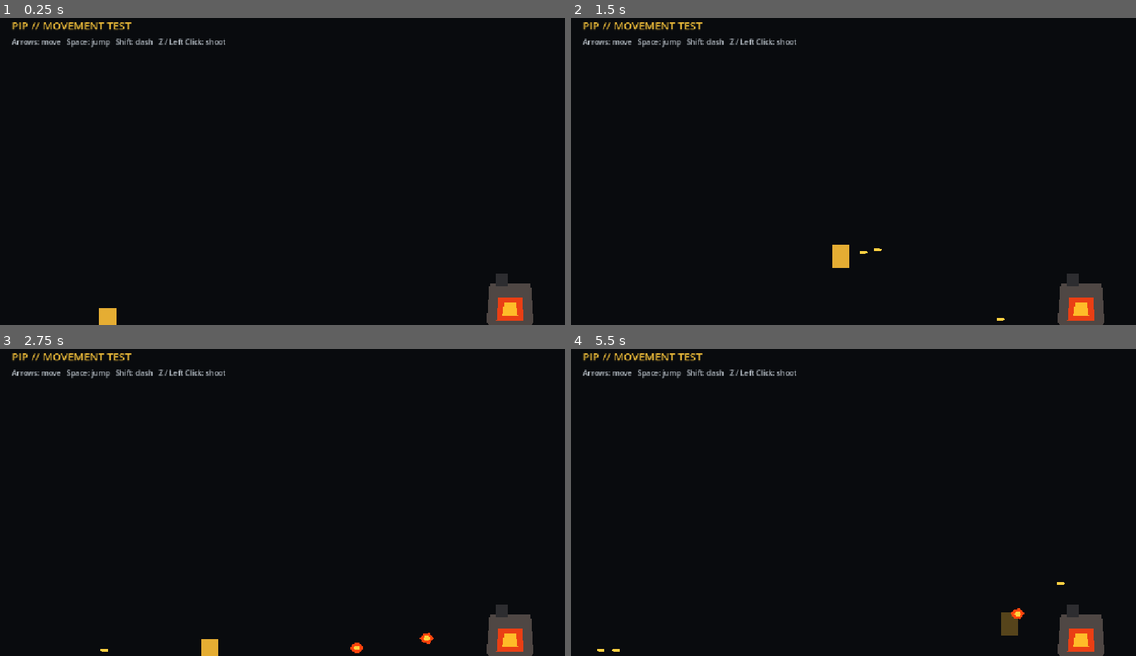
Above: before the commit, frames 1-4 (two rows, left to right).
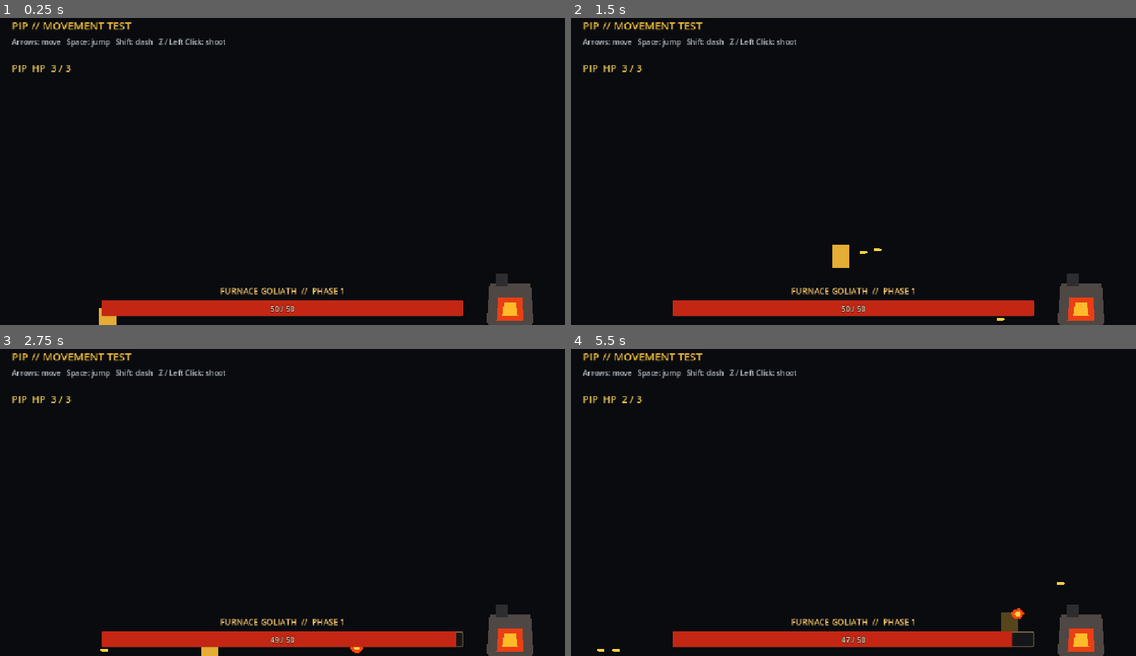
Above: after the commit, the same moments.

Repository: koushamoeini/Reign-of-Gears
Game: Godot game, scene res://main.tscn
The game is run twice, just before and just after one commit, with the same random seed, the same clock (stepped at 60 frames per second) and the same inputs.
Inputs (mouse positions are in pixels of both pictures, inside the frame that each line leads up to):
- Up to frame 1 (0.25 s): no input
- Up to frame 2 (1.5 s): tap Enter at 0.5 s; move the mouse to (977, 150) at 0.52 s; hold Right (pip_move_right) from 0.53 s (still down); tap Shift (pip_dash) at 0.6 s; click (977, 150) at 0.67 s; tap Space (pip_jump) at 0.77 s; move the mouse to (740, 183) at 1.27 s; tap Z (pip_shoot) at 1.35 s; click (740, 183) at 1.42 s
- Up to frame 3 (2.75 s): tap Space (pip_jump) at 1.52 s; move the mouse to (339, 428) at 2.02 s; release Right (pip_move_right) at 2.03 s; hold Left (pip_move_left) from 2.03 s (still down); tap Shift (pip_dash) at 2.1 s; click (339, 428) at 2.17 s
- Up to frame 4 (5.5 s): move the mouse to (825, 560) at 2.77 s; release Left (pip_move_left) at 2.78 s; hold Right (pip_move_right) 2.78-4.28 s; tap Z (pip_shoot) at 2.85, 4.35 s; click (825, 560) at 2.92 s; tap Space (pip_jump) at 3.02, 3.77, 4.52 s; move the mouse to (1023, 545) at 3.52 s; tap Shift (pip_dash) at 3.6, 5.1 s; click (1023, 545) at 3.67 s; move the mouse to (684, 450) at 4.27 s; hold Left (pip_move_left) 4.28-5.03 s; click (684, 450) at 4.42 s; move the mouse to (881, 496) at 5.02 s; hold Right (pip_move_right) from 5.03 s (still down); click (881, 496) at 5.17 s

The runs differ from the first frame. In frame 1, 3.8% of the frame differs, in the area x 2-82%, y 15-98%; in frame 2, 3.8%; in frame 3, 3.8%; in frame 4, 3.7%.

Commit message:
Add combat health HUD

Diff:
--- a/main.tscn
+++ b/main.tscn
@@ -3,6 +3,7 @@
 [ext_resource type="Script" uid="uid://bue1xvmtgfaoq" path="res://main.gd" id="1_main"]
 [ext_resource type="PackedScene" path="res://player/pip.tscn" id="2_pip"]
 [ext_resource type="PackedScene" path="res://bosses/furnace_goliath.tscn" id="3_boss"]
+[ext_resource type="PackedScene" path="res://ui/combat_hud.tscn" id="4_hud"]
 
 [sub_resource type="RectangleShape2D" id="FloorShape"]
 size = Vector2(1280, 60)
@@ -66,3 +67,5 @@
 
 [node name="FurnaceGoliath" parent="." instance=ExtResource("3_boss")]
 position = Vector2(1040, 610)
+
+[node name="CombatHUD" parent="." instance=ExtResource("4_hud")]
--- /dev/null
+++ b/ui/combat_hud.gd
@@ -0,0 +1,54 @@
+class_name CombatHUD
+extends CanvasLayer
+
+@onready var player_health_label: Label = $Interface/PlayerHealth
+@onready var boss_name_label: Label = $Interface/BossName
+@onready var boss_health_bar: ProgressBar = $Interface/BossHealthBar
+@onready var boss_health_label: Label = $Interface/BossHealthValue
+
+var player: Node
+var boss: Node
+
+
+func _ready() -> void:
+	# Waiting one frame ensures every combatant has completed its own _ready().
+	call_deferred("_connect_combatants")
+
+
+func _connect_combatants() -> void:
+	player = get_tree().get_first_node_in_group("player")
+	boss = get_tree().get_first_node_in_group("bosses")
+
+	if is_instance_valid(player):
+		player.connect("health_changed", _on_player_health_changed)
+		player.connect("died", _on_player_died)
+		_on_player_health_changed(player.get("health"), player.get("max_health"))
+
+	if is_instance_valid(boss):
+		boss.connect("health_changed", _on_boss_health_changed)
+		boss.connect("phase_changed", _on_boss_phase_changed)
+		boss.connect("died", _on_boss_died)
+		_on_boss_health_changed(boss.get("health"), 50)
+
+
+func _on_player_health_changed(current_health: int, max_health: int) -> void:
+	player_health_label.text = "PIP  HP  %d / %d" % [current_health, max_health]
+
+
+func _on_player_died() -> void:
+	player_health_label.text = "PIP  HP  0 / 3"
+
+
+func _on_boss_health_changed(current_health: int, max_health: int) -> void:
+	boss_health_bar.max_value = max_health
+	boss_health_bar.value = current_health
+	boss_health_label.text = "%d / %d" % [current_health, max_health]
+
+
+func _on_boss_phase_changed(new_phase: int) -> void:
+	boss_name_label.text = "FURNACE GOLIATH  //  PHASE %d" % new_phase
+
+
+func _on_boss_died() -> void:
+	boss_health_bar.value = 0
+	boss_health_label.text = "DEFEATED"
--- /dev/null
+++ b/ui/combat_hud.tscn
@@ -0,0 +1,97 @@
+[gd_scene load_steps=4 format=3]
+
+[ext_resource type="Script" path="res://ui/combat_hud.gd" id="1_hud"]
+
+[sub_resource type="StyleBoxFlat" id="BossBarBackground"]
+bg_color = Color(0.08, 0.09, 0.1, 0.96)
+border_width_left = 2
+border_width_top = 2
+border_width_right = 2
+border_width_bottom = 2
+border_color = Color(0.48, 0.4, 0.26, 1)
+corner_radius_top_left = 3
+corner_radius_top_right = 3
+corner_radius_bottom_right = 3
+corner_radius_bottom_left = 3
+
+[sub_resource type="StyleBoxFlat" id="BossBarFill"]
+bg_color = Color(0.77, 0.15, 0.08, 1)
+corner_radius_top_left = 2
+corner_radius_top_right = 2
+corner_radius_bottom_right = 2
+corner_radius_bottom_left = 2
+
+[node name="CombatHUD" type="CanvasLayer"]
+script = ExtResource("1_hud")
+
+[node name="Interface" type="Control" parent="."]
+layout_mode = 3
+anchors_preset = 15
+anchor_right = 1.0
+anchor_bottom = 1.0
+grow_horizontal = 2
+grow_vertical = 2
+mouse_filter = 2
+
+[node name="PlayerHealth" type="Label" parent="Interface"]
+layout_mode = 0
+offset_left = 24.0
+offset_top = 108.0
+offset_right = 230.0
+offset_bottom = 142.0
+theme_override_colors/font_color = Color(0.96, 0.82, 0.36, 1)
+theme_override_colors/font_outline_color = Color(0.04, 0.045, 0.05, 1)
+theme_override_constants/outline_size = 6
+theme_override_font_sizes/font_size = 20
+text = "PIP  HP  3 / 3"
+
+[node name="BossName" type="Label" parent="Interface"]
+layout_mode = 1
+anchors_preset = 12
+anchor_right = 1.0
+anchor_bottom = 1.0
+offset_top = -82.0
+offset_bottom = -54.0
+grow_horizontal = 2
+grow_vertical = 0
+theme_override_colors/font_color = Color(0.93, 0.75, 0.42, 1)
+theme_override_colors/font_outline_color = Color(0.04, 0.045, 0.05, 1)
+theme_override_constants/outline_size = 5
+theme_override_font_sizes/font_size = 17
+text = "FURNACE GOLIATH  //  PHASE 1"
+horizontal_alignment = 1
+
+[node name="BossHealthBar" type="ProgressBar" parent="Interface"]
+layout_mode = 1
+anchors_preset = 12
+anchor_left = 0.18
+anchor_right = 0.82
+anchor_bottom = 1.0
+offset_top = -50.0
+offset_bottom = -18.0
+grow_horizontal = 2
+grow_vertical = 0
+theme_override_styles/background = SubResource("BossBarBackground")
+theme_override_styles/fill = SubResource("BossBarFill")
+max_value = 50.0
+value = 50.0
+show_percentage = false
+
+[node name="BossHealthValue" type="Label" parent="Interface"]
+layout_mode = 1
+anchors_preset = 12
+anchor_left = 0.18
+anchor_right = 0.82
+anchor_bottom = 1.0
+offset_top = -48.0
+offset_bottom = -18.0
+grow_horizontal = 2
+grow_vertical = 0
+mouse_filter = 2
+theme_override_colors/font_color = Color(1, 0.93, 0.78, 1)
+theme_override_colors/font_outline_color = Color(0.08, 0.09, 0.1, 1)
+theme_override_constants/outline_size = 3
+theme_override_font_sizes/font_size = 15
+text = "50 / 50"
+horizontal_alignment = 1
+vertical_alignment = 1
Not shown, added: ui/combat_hud.gd.uid
